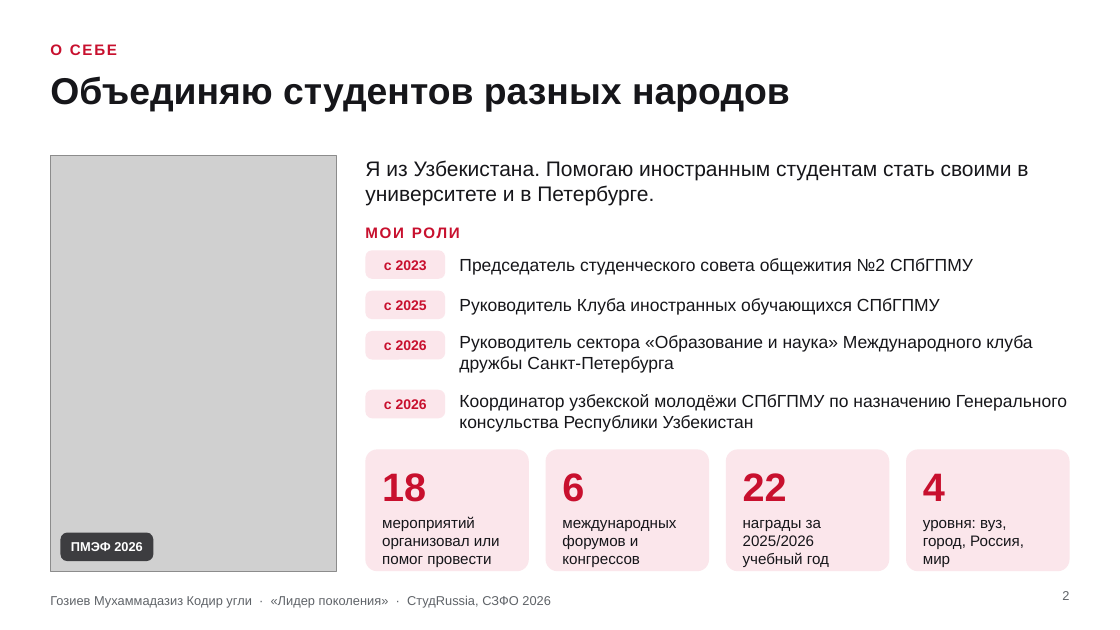
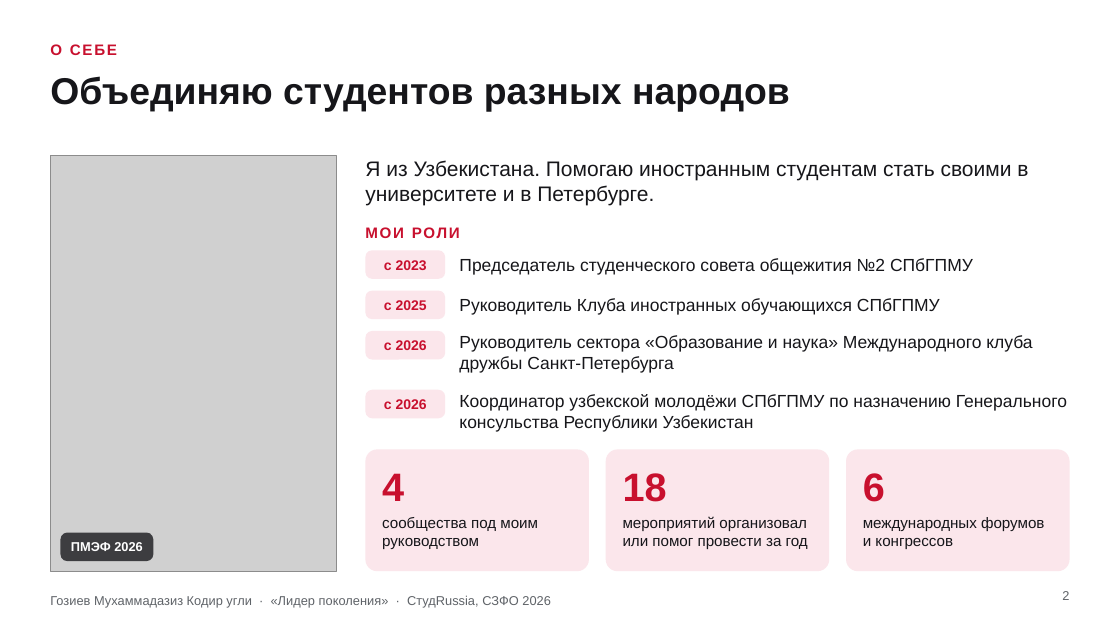
Before and after one commit to Erkin56/wefhjf56, a slide deck: slide 2 of studrussia-2026/Гозиев_Мухаммадазиз_Лидер_поколения.pptx. Drawn at 1120x630 pixels with LibreOffice and Linux fonts; fonts in the diff are those of the drawing; grey boxes stand for pictures. Boxes give left, top, right and bottom in pixels: in the first picture for what was removed or moved away, otherwise in the second. Text is boxed around its words. In the diff, an @@ line names an element or a change of style, - is before the commit and + after.

```diff
--- a/studrussia-2026/Гозиев_Мухаммадазиз_Лидер_поколения.pptx
+++ b/studrussia-2026/Гозиев_Мухаммадазиз_Лидер_поколения.pptx
@@ rounded rectangle resized from (x1=365, y1=450, x2=529, y2=571) to (x1=365, y1=450, x2=589, y2=571) @@
@@ text "4" moved from (x1=923, y1=473, x2=945, y2=501) to (x1=382, y1=473, x2=404, y2=501) @@
@@ rounded rectangle resized from (x1=546, y1=450, x2=710, y2=571) to (x1=606, y1=450, x2=829, y2=571) @@
@@ text "18" moved from (x1=382, y1=473, x2=426, y2=502) to (x1=623, y1=473, x2=667, y2=502) @@
@@ text removed at (x1=743, y1=473, x2=787, y2=501) @@
-22
@@ rounded rectangle resized from (x1=726, y1=450, x2=890, y2=571) to (x1=846, y1=450, x2=1070, y2=571) @@
@@ text "6" moved from (x1=562, y1=473, x2=584, y2=502) to (x1=863, y1=473, x2=885, y2=502) @@
@@ rounded rectangle removed at (x1=907, y1=450, x2=1070, y2=571) @@
@@ text added at (x1=382, y1=517, x2=538, y2=549), 13 pt, text #16161A @@
+сообщества под моим руководством
@@ text at (x1=623, y1=516, x2=808, y2=549): text changed @@
-мероприятий организовал или помог провести
+мероприятий организовал или помог провести за год
@@ text removed at (x1=743, y1=520, x2=829, y2=567) @@
-награды за 2025/2026 учебный год
@@ text "международных форумов и конгрессов" rewrapped from (x1=562, y1=520, x2=676, y2=567) to (x1=863, y1=517, x2=1044, y2=549) @@
@@ text removed at (x1=923, y1=520, x2=1024, y2=567) @@
-уровня: вуз, город, Россия, мир
```
Also in this commit, not shown: 2 other slides changed, 1 slide added, 1 slide removed, 2 other files.
